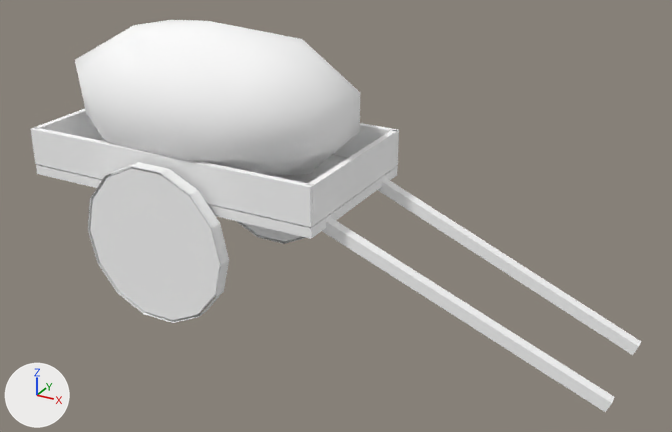
Renders of the glTF model games/yorimichi/assets/belmonte/meshes/SM_BM_BE_HayCart.glb from each side of a commit.
One viewpoint serves both versions: a 50 mm camera at (4.29, -5.79, 3.67) aimed at (1.16, -0.08, 0.81). The axes (+X, +Y, +Z) are drawn at lower left. The lights are the same throughout. The older version comes first. Vertices at exactly the same position are counted once.

Names of what the first picture shows: 'SM_BM_BE_HayCart'.
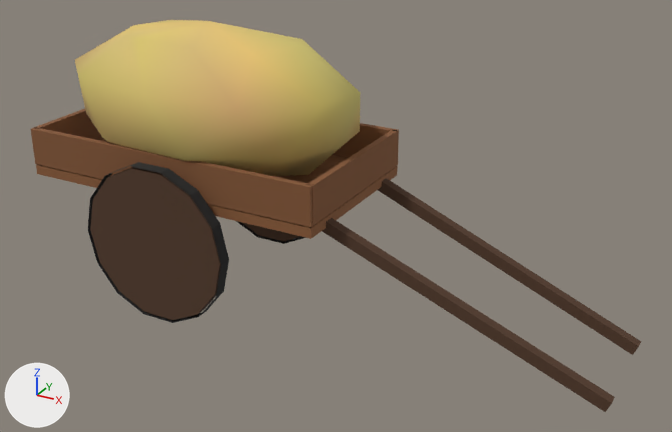
Scene script edits in JSON lines:
```json
{"block": "me_sm_be_haycart", "where": "me_sm_be_haycart.from_pydata(...)  # 218 vertices, 336 faces; spans x -1.3..3.42, y -0.87..0.87, z 0.0..2.17"}
{"block": "me_sm_be_haycart", "where": "# used by ob_sm_bm_be_haycart; location = (0.0, 0.0, 0.0)"}
{"block": "me_sm_be_haycart", "change": "me_sm_be_haycart part 1: 259 faces centred in x -1.3..3.41, y -0.86..0.86, z 0.0..1.3 are repainted in the vertex colours; the middle colour goes from white #ffffff to brown #523826"}
{"block": "me_sm_be_haycart", "change": "me_sm_be_haycart part 2: 77 faces centred in x -1.24..1.19, y -0.7..0.7, z 0.98..2.11 are repainted in the vertex colours; the middle colour goes from white #ffffff to beige #d3b36b"}
```

Location of each change, [x1, y1, x2, y2] in pixels of the pictures (672 x 432 px):
```json
{"part": 1, "of": "me_sm_be_haycart", "change": "recoloured", "before": [31, 109, 641, 412], "after": [31, 109, 641, 412], "on screen": "white to brown"}
{"part": 2, "of": "me_sm_be_haycart", "change": "recoloured", "before": [75, 20, 360, 176], "after": [75, 20, 360, 176], "on screen": "white to beige"}
```
